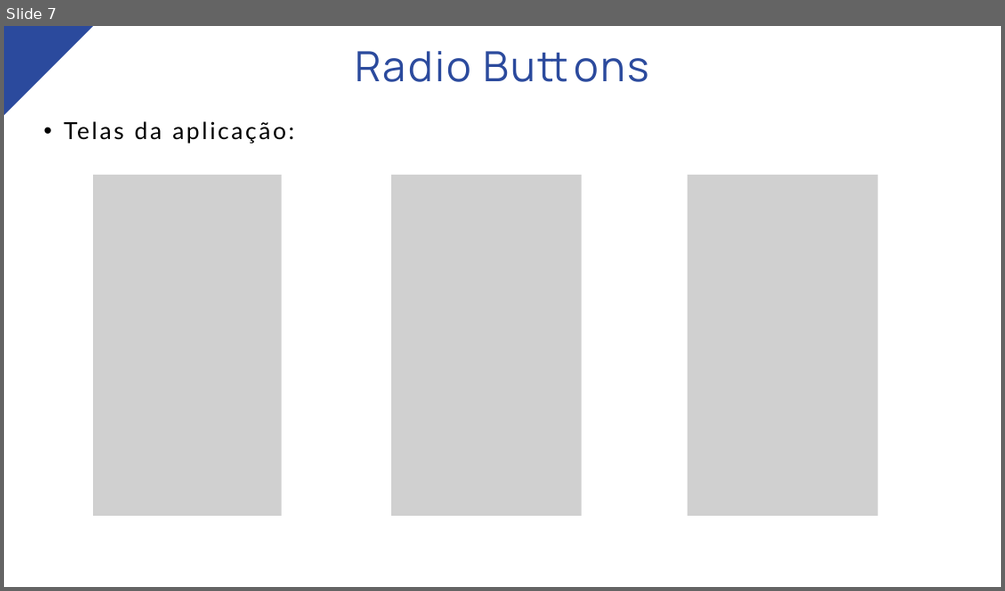
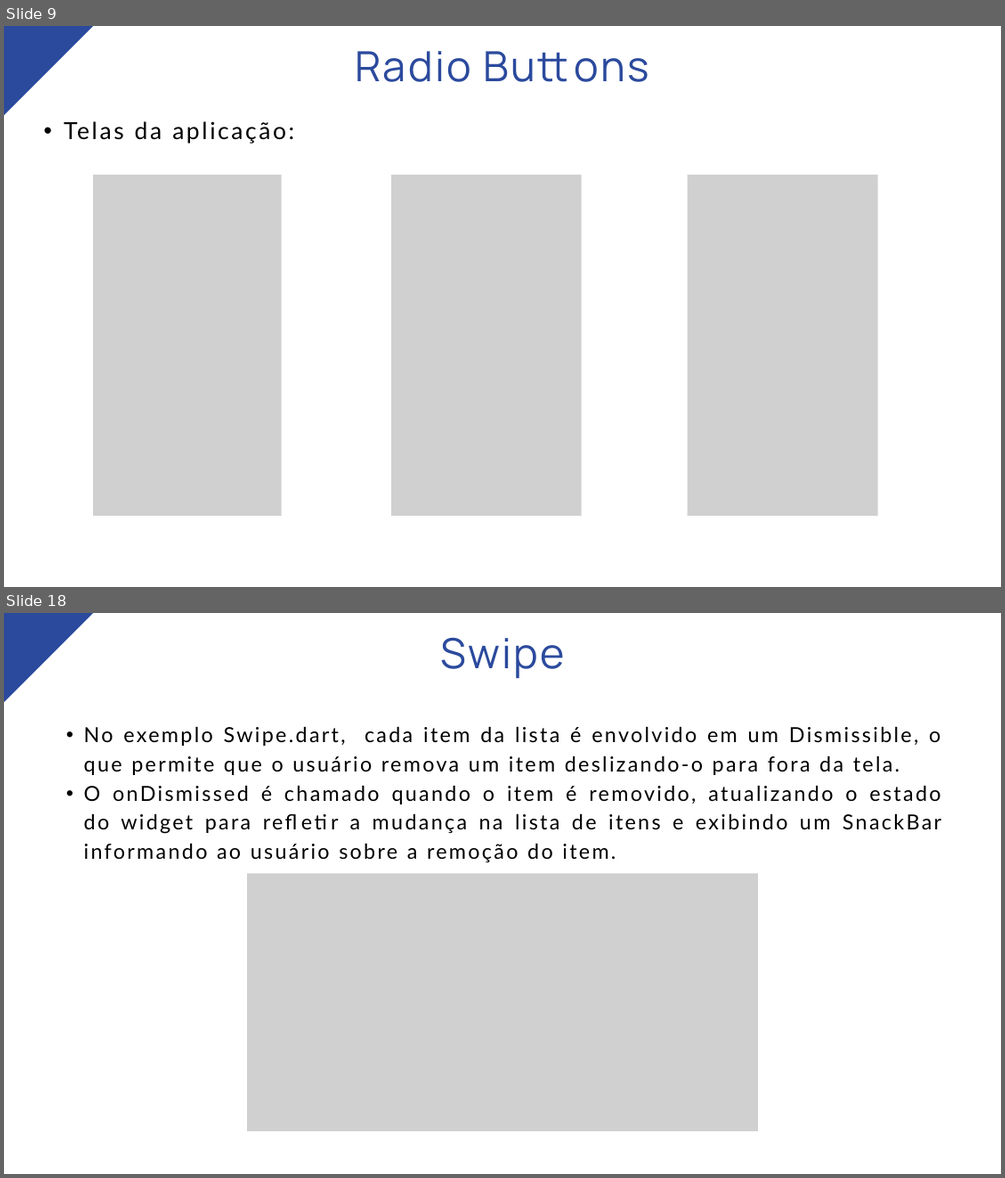
Before and after one commit to marcosdosea/TreinamentoFlutter, a slide deck: Aula14-Componentes de Formulários/Aula14-Componentes de Formulários.pptx. Shown one above the other, each under a label of ours: slide 7 before the commit, slides 9 and 18 after it; the slides between them are not shown. The pictures are 1005x591 and 1005x1178 pixels, drawn with LibreOffice and Linux fonts; fonts in the diff are those of the drawing; grey boxes stand for pictures. Boxes give left, top, right and bottom in pixels: in the first picture for what was removed or moved away, otherwise in the second. Text is boxed around its words. In the diff, an @@ line names an element or a change of style, - is before the commit and + after.

Commit message:
Correção de aula sobre componentes

```diff
--- a/Aula14-Componentes de Formulários/Aula14-Componentes de Formulários.pptx
+++ b/Aula14-Componentes de Formulários/Aula14-Componentes de Formulários.pptx
@@ slide 18 added at <box>4,613,1001,1174</box>, background #FFFFFF @@
@@ freeform shape added at <box>4,613,93,702</box>, fill #2B4A9D @@
@@ text added at <box>440,637,565,679</box>, 60 pt, text #2B4A9D @@
+Swipe
@@ text added at <box>84,726,941,862</box>, 30 pt, text #000000 @@
+  • No exemplo Swipe.dart, cada item da lista é envolvido em um Dismissible, o que permite que o usuário remova um item deslizando-o para fora da tela.
+  • O onDismissed é chamado quando o item é removido, atualizando o estado do widget para refletir a mudança na lista de itens e exibindo um SnackBar informando ao usuário sobre a remoção do item.
@@ picture added at <box>247,873,758,1131</box> @@
@@ what was slide 7 is now slide 9 @@
```
Also in this commit, not shown: 7 slides changed, 14 other slides added, 1 other file.
